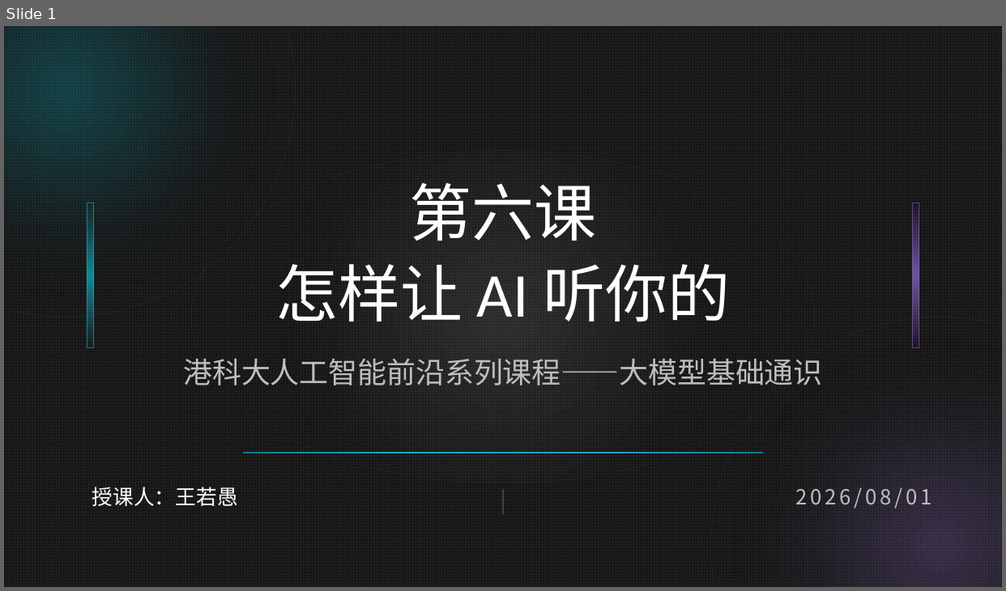
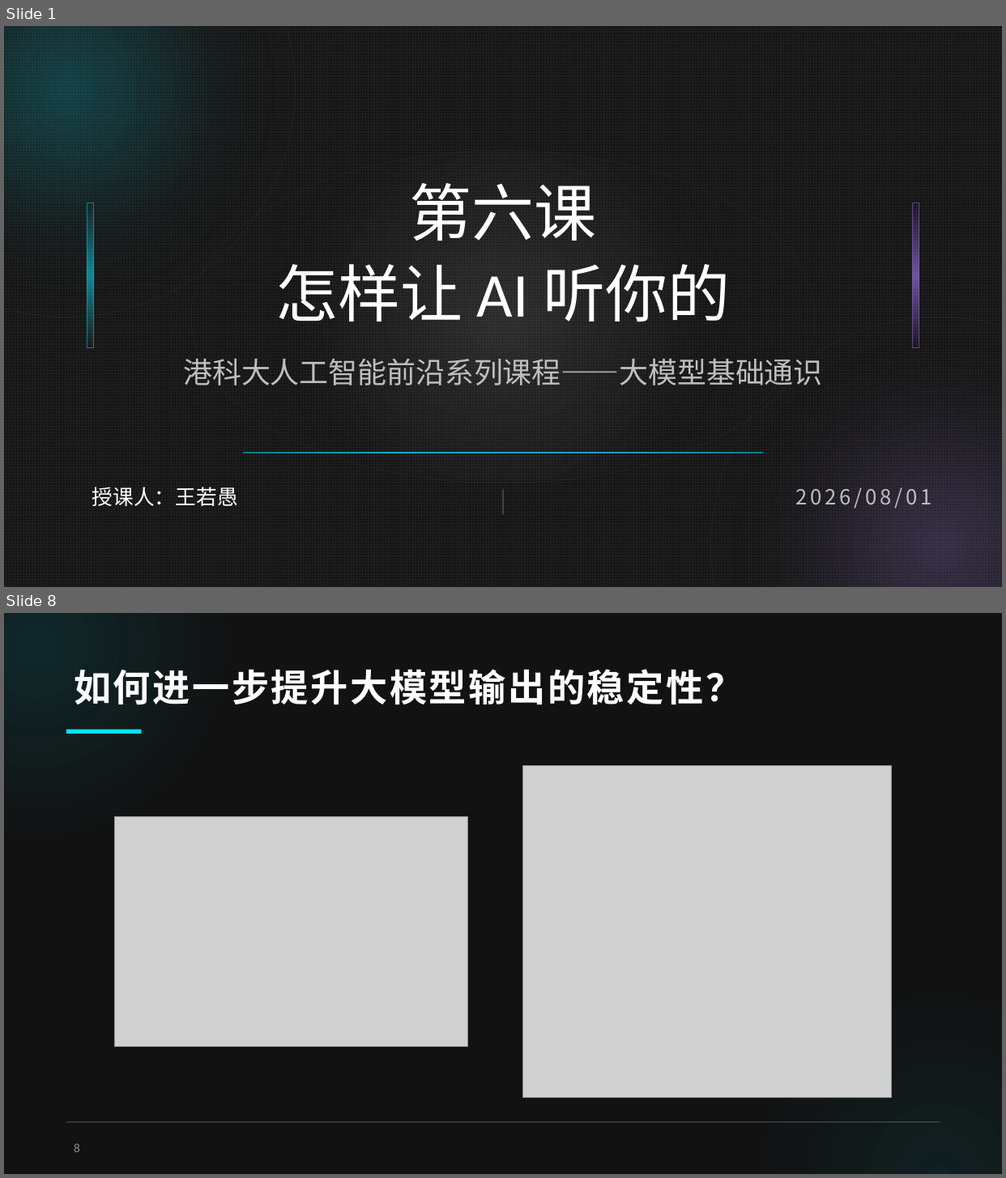
Before and after one commit to TramsWang/Intro2AITechs, a slide deck: 1-基础通识部分/8课时/第6课.pptx. Shown one above the other, each under a label of ours: slide 1 before the commit, slides 1 and 8 after it; the slides between them are not shown. The pictures are 1006x591 and 1006x1178 pixels, drawn with LibreOffice and Linux fonts; fonts in the diff are those of the drawing; grey boxes stand for pictures. Boxes give left, top, right and bottom in pixels: in the first picture for what was removed or moved away, otherwise in the second. Text is boxed around its words. In the diff, an @@ line names an element or a change of style, - is before the commit and + after.

```diff
--- a/1-基础通识部分/8课时/第6课.pptx
+++ b/1-基础通识部分/8课时/第6课.pptx
@@ slide 8 added at (4,613,1002,1174), background #121212 @@
@@ ellipse added at (4,613,233,842), fill gradient #00E5FF @@
@@ title added at (74,669,743,705), 36 pt, text #FFFFFF, bold @@
+如何进一步提升大模型输出的稳定性？
@@ rounded rectangle added at (66,730,141,735), fill #00E5FF @@
@@ picture added at (523,766,892,1099) @@
@@ picture added at (115,816,468,1046) @@
@@ ellipse added at (752,987,1002,1174), fill gradient #00E5FF @@
@@ line added from (66, 1122) to (940, 1122), #FFFFFF 1 pt @@
@@ page number added at (74,1144,80,1152), 12 pt, text #8C8C8C @@
+8
```
Also in this commit, not shown: 13 slides changed, 3 other slides added, 20 other files.
